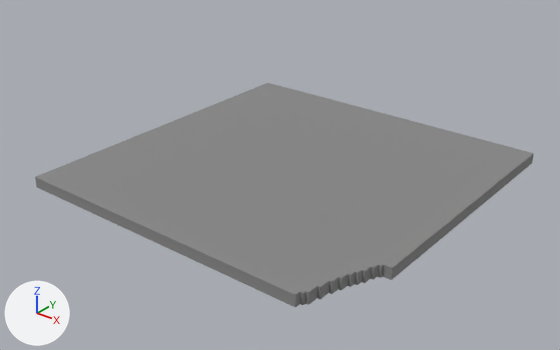
One commit to the OBJ model Assets/Models/Main Island/Main Island-12.obj: the scene before it, then after it.
Before and after are seen from a 50 mm camera at (152.8, -198.0, 121.0) aimed at (0.9, -8.1, 3.3). The lights are fixed; the arrows at lower left show +X, +Y and +Z. Where no turn or scale is listed for an object, it has been applied to the vertices. Vertices at the same position are counted once.

The first picture shows 'Main Island-12'.
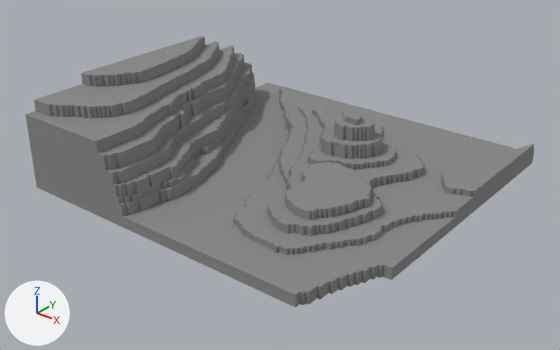
What differs and where, as boxes (x1, y1, x2, y2) in the pictures (560 x 350 px):
'Main Island-12', reshaped (21% taller)
    before: (35, 83, 534, 307)
    after: (25, 36, 535, 307)
part 1 of me_main_island_12, built on
    before: (276, 87, 534, 244)
    after: (25, 36, 535, 258)
part 2 of me_main_island_12, deleted
    before: (35, 83, 300, 307)

The edits, one by one:
me_main_island_12 is used by ob_main_island_12; location (0.0, 0.0, 0.0).
me_main_island_12 had 52 vertices, 100 faces and spanned x -63.0..63.0, y -63.0..63.0, z 0.0..4.0.
me_main_island_12 now has 3134 vertices, 6268 faces and spans x -63.0..63.0, y -63.0..63.0, z 0.0..35.0.
me_main_island_12 part 1: 1 vertex removed from x 63.0, y 63.0, z 4.0; 3084 vertices added at x -63.0..63.0, y -63.0..63.0, z 4.0..35.0.
me_main_island_12 part 2: 1 vertex removed from x -63.0, y -63.0, z 4.0.
